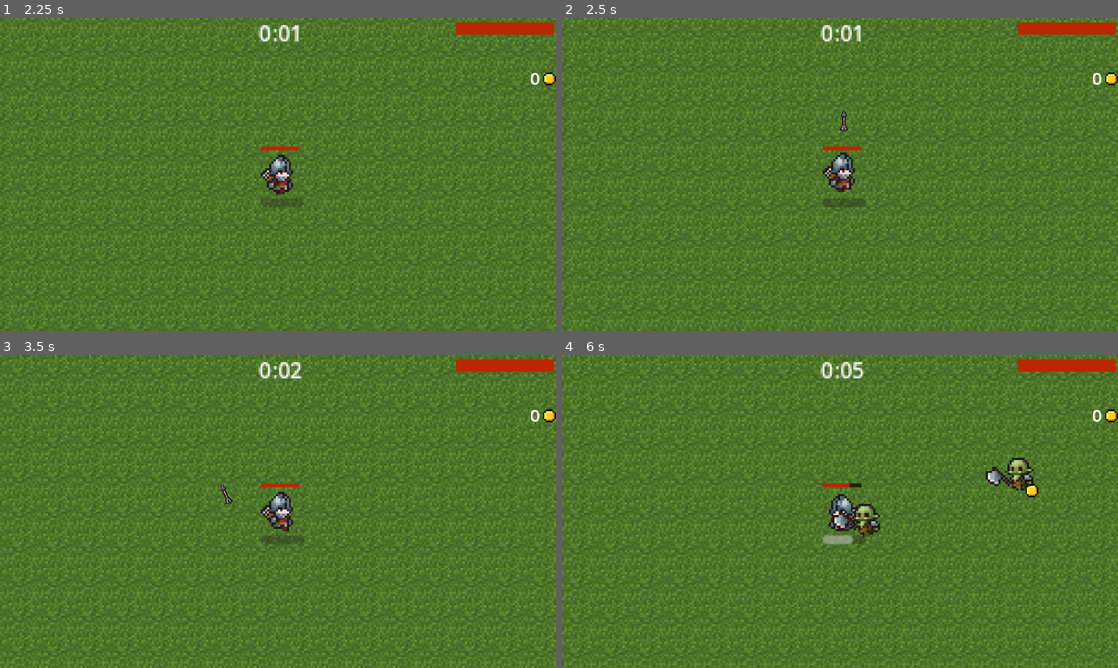
Above: before the commit, frames 1-4 (two rows, left to right).
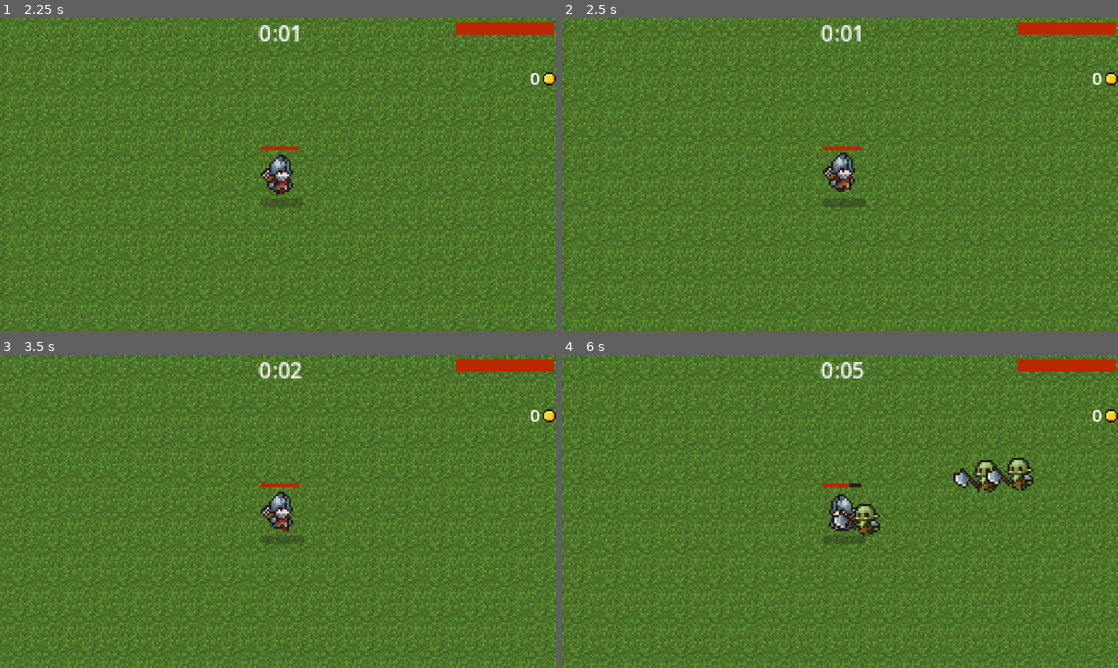
Above: after the commit, the same moments.

Repository: Qxver/Godot-Game
Game: Godot game, scene res://Menu/menu.tscn
Two runs of this game, one before a commit and one after it. Both use one fixed random seed, a clock stepped at 60 frames per second and the inputs below.
Inputs:
- Up to frame 1 (2.25 s): click "Play" at 0.5 s; tap Enter at 1.25 s; hold Right (move_right) 1.28-2.03 s; hold S (move_down) from 2.03 s (still down)
- Up to frame 2 (2.5 s): keep holding S (move_down)
- Up to frame 3 (3.5 s): release S (move_down) at 2.78 s; hold Right (move_right) from 2.78 s (still down)
- Up to frame 4 (6 s): release Right (move_right) at 3.53 s; hold W (move_up) 3.53-4.28 s; hold Left (move_left) 4.28-5.78 s; hold S (move_down) from 5.78 s (still down)

Frame 1 is identical in both runs. In frame 2, less than 0.1% of the frame differs, in the area x 50-52%, y 29-37%; in frame 3, less than 0.1%; in frame 4, 0.7%, in the area x 46-86%, y 33-61%.

Commit message:
HP and AS upgrade

Diff:
--- a/Menu/level_up.gd
+++ b/Menu/level_up.gd
@@ -1,4 +1,9 @@
 extends Control
+
+signal dmg_up
+signal as_up
+signal hp_up
+
 
 func _ready():
 	hide()
@@ -16,10 +21,13 @@
 	$AnimationPlayer.play("blur")
 
 func _on_damage_button_down() -> void:
+	dmg_up.emit()
 	resume()
 
 func _on_attack_speed_button_down() -> void:
+	as_up.emit()
 	resume()
 
 func _on_health_button_down() -> void:
+	hp_up.emit()
 	resume()
--- a/game.gd
+++ b/game.gd
@@ -56,7 +56,6 @@
 func _on_player_levelup() -> void:
 	$Menus/LevelUP.pause()
 
-
 func _on_coin_collected() -> void:
 	coins += 1
 	coin_label()
--- a/game.tscn
+++ b/game.tscn
@@ -118,4 +118,6 @@
 [connection signal="levelup" from="Player" to="." method="_on_player_levelup"]
 [connection signal="timeout" from="Player/Camera2D/TimeLabel/Timer" to="." method="_on_timer_timeout2"]
 [connection signal="collected" from="Player/Camera2D/Coin" to="." method="_on_coin_collected"]
+[connection signal="as_up" from="Menus/LevelUP" to="Player" method="_on_level_up_as_up"]
+[connection signal="hp_up" from="Menus/LevelUP" to="Player" method="_on_level_up_hp_up"]
 [connection signal="timeout" from="TimerMobSpawn" to="." method="_on_timer_timeout"]
--- a/player.gd
+++ b/player.gd
@@ -5,7 +5,6 @@
 var health = 100.0  # player health
 signal health_depleted
 signal levelup
-
 
 #Bow starting weapon
 var bow = preload("res://Attacks/bow.tscn")
@@ -107,3 +106,9 @@
 		%HealthBar.value = health
 		if health <= 0:
 			health_depleted.emit()
+
+func _on_level_up_hp_up() -> void:
+	health += 10
+
+func _on_level_up_as_up() -> void:
+	BowAttackTimer.wait_time -= 0.05
--- a/player.tscn
+++ b/player.tscn
@@ -196,7 +196,6 @@
 [node name="BowTimer" type="Timer" parent="Attack"]
 
 [node name="BowAttackTimer" type="Timer" parent="Attack/BowTimer"]
-wait_time = 0.75
 
 [node name="EnemyDetection" type="Area2D" parent="."]
 visible = false
